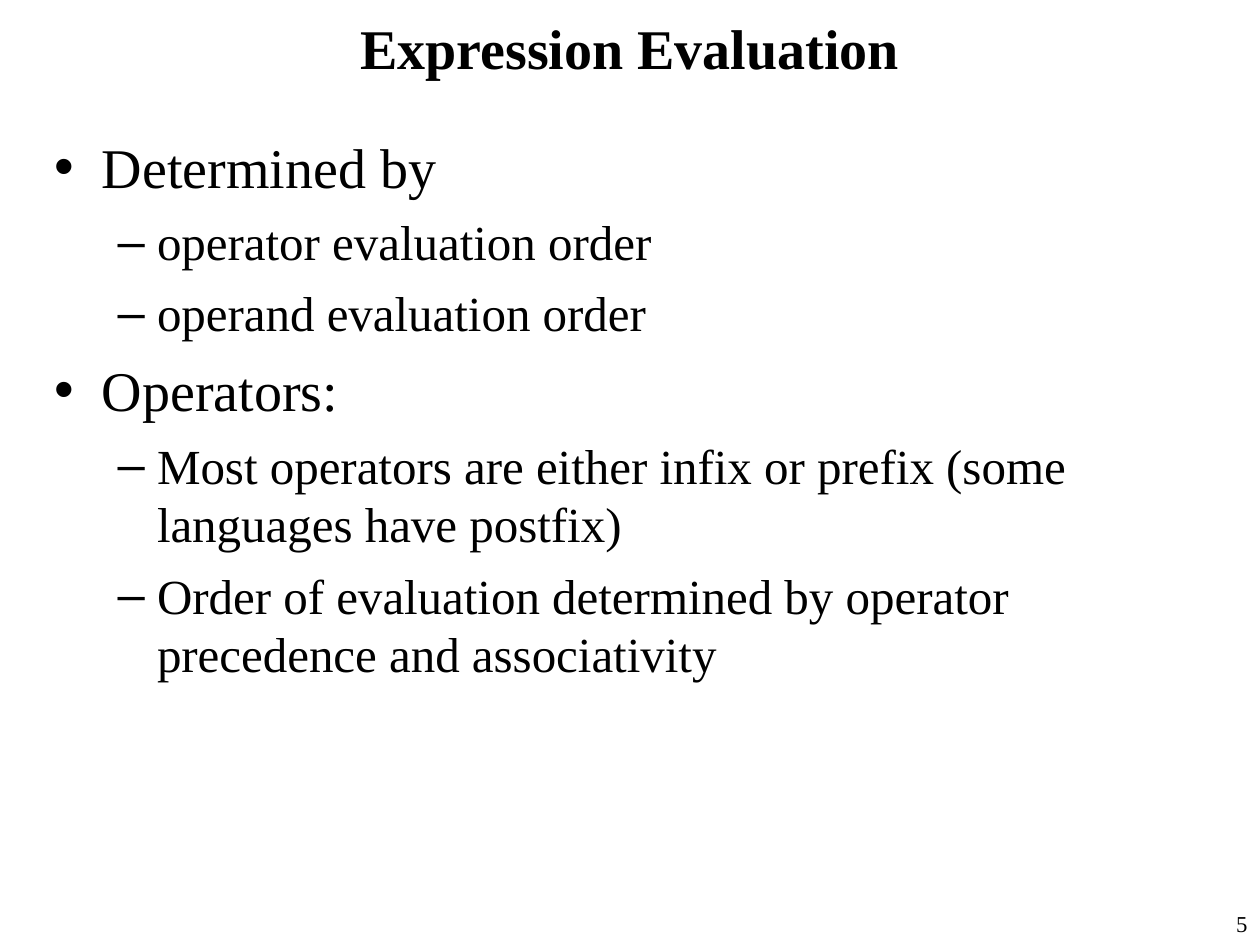
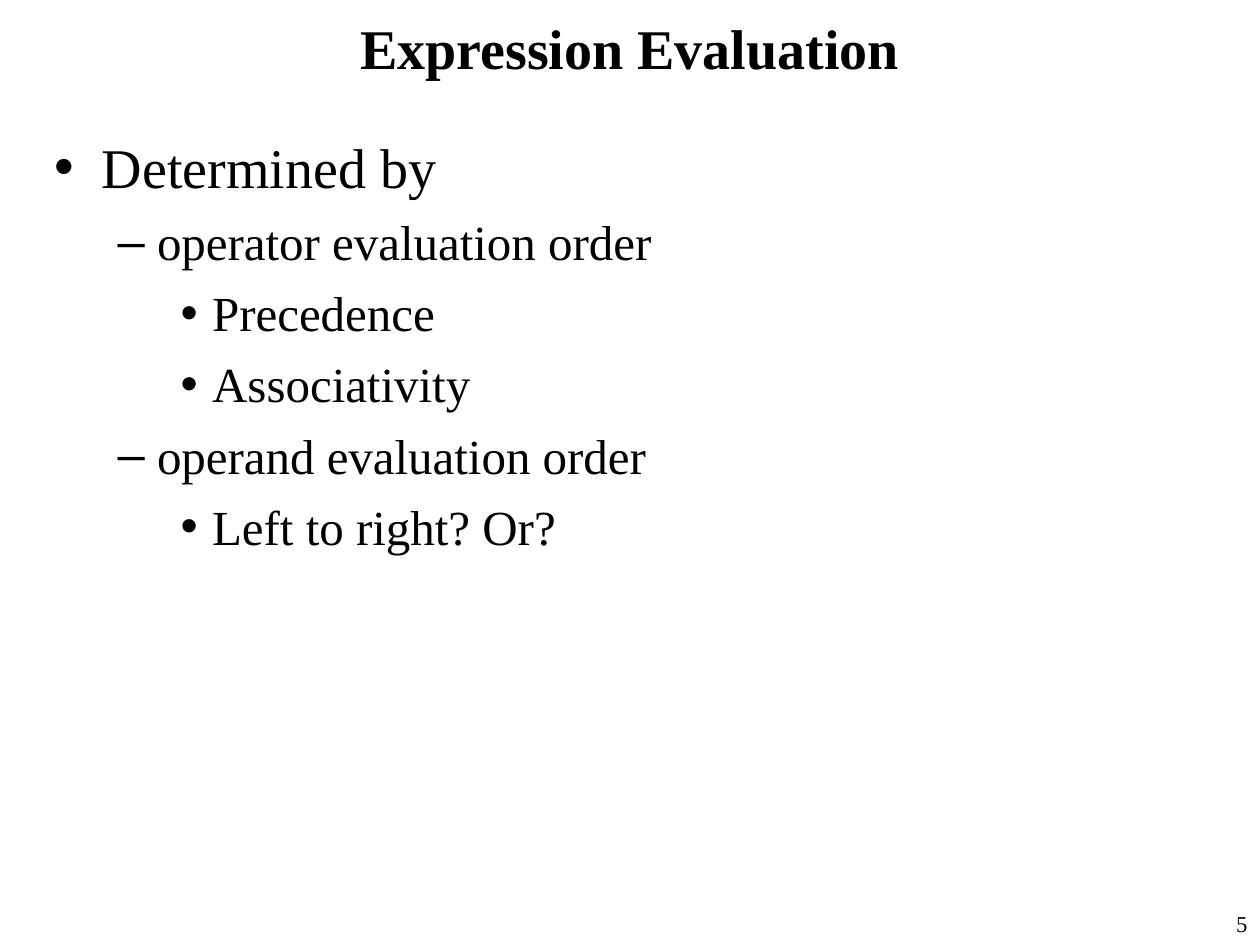
Before and after one commit to FlunkyHD/SPO, a slide deck: slide 5 of SPO/Exam PPT EDITED/SPOF21-Exam-1.ppt. Drawn at 1260x945 pixels with LibreOffice and Linux fonts; fonts in the diff are those of the drawing. Boxes give left, top, right and bottom in pixels: in the first picture for what was removed or moved away, otherwise in the second. Text is boxed around its words. In the diff, an @@ line names an element or a change of style, - is before the commit and + after.

```diff
--- a/SPO/Exam PPT EDITED/SPOF21-Exam-1.ppt
+++ b/SPO/Exam PPT EDITED/SPOF21-Exam-1.ppt
@@ text at <box>212,297,470,412</box>: paragraphs added @@
+    • Precedence
+    • Associativity
@@ text at <box>212,510,555,554</box>: text changed @@
-• Operators:
-  – Most operators are either infix or prefix (some languages have postfix)
-  – Order of evaluation determined by operator precedence and associativity
+    • Left to right? Or?
```
Also in this commit, not shown: 6 other slides changed, 7 other files.
